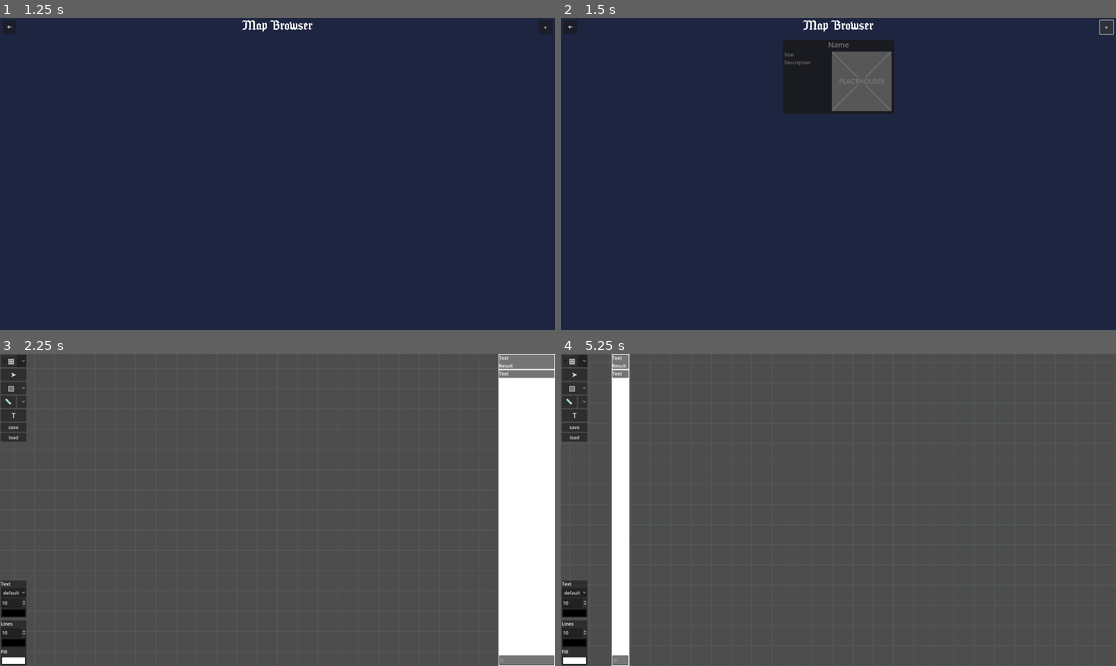
Above: before the commit, frames 1-4 (two rows, left to right).
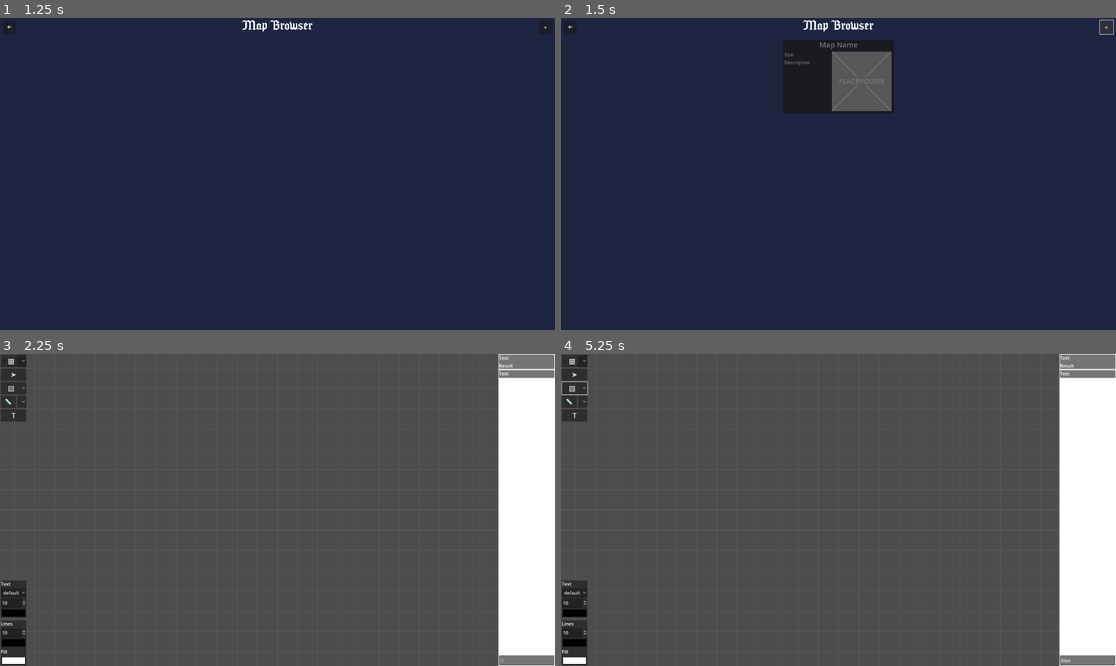
Above: after the commit, the same moments.

Repository: Khazlor/Open-VTT
Game: Godot game, scene res://scenes/main_menu.tscn
The game is run twice, just before and just after one commit, with the same random seed, the same clock (stepped at 60 frames per second) and the same inputs.
Inputs (mouse positions are in pixels of both pictures, inside the frame that each line leads up to):
- Up to frame 1 (1.25 s): click "Campaigns" at 0.5 s
- Up to frame 2 (1.5 s): click "+" at 1.25 s
- Up to frame 3 (2.25 s): click (277, 413) at 2 s
- Up to frame 4 (5.25 s): click (1088, 659) at 2.77 s; type "Alex" at 2.85 s; click "▧" at 3.5 s; click (572, 425) at 4.25 s, where only the run before the commit has a clickable "save"; click (572, 438) at 5 s, where only the run before the commit has a clickable "load"

Frame 1 is identical in both runs. In frame 2, less than 0.1% of the frame differs, in the area x 44-54%, y 7-15%; in frame 3, 0.2%; in frame 4, 14%, in the area x 0-100%, y 0-100%.

Commit message:
added escaping from map to map selection, better map saving

Diff:
--- a/Godot/UI/map_tools.tscn
+++ b/Godot/UI/map_tools.tscn
@@ -188,14 +188,6 @@
 theme_override_font_sizes/font_size = 25
 text = "T"
 
-[node name="Save" type="Button" parent="MarginContainer/VBoxContainer"]
-layout_mode = 2
-text = "save"
-
-[node name="load" type="Button" parent="MarginContainer/VBoxContainer"]
-layout_mode = 2
-text = "load"
-
 [node name="VBoxContainer" type="VBoxContainer" parent="."]
 layout_mode = 1
 anchors_preset = 2
@@ -291,8 +283,6 @@
 [connection signal="toggled" from="MarginContainer/VBoxContainer/MeasurePopupPanel/VBoxContainer/MeasureAngleRadio" to="." method="_on_measure_angle_radio_toggled"]
 [connection signal="text_changed" from="MarginContainer/VBoxContainer/MeasurePopupPanel/VBoxContainer/HBoxContainer/MeasureAngleLineEdit" to="." method="_on_line_edit_text_changed"]
 [connection signal="pressed" from="MarginContainer/VBoxContainer/Text" to="." method="_on_text_pressed"]
-[connection signal="pressed" from="MarginContainer/VBoxContainer/Save" to="." method="_on_save_pressed"]
-[connection signal="pressed" from="MarginContainer/VBoxContainer/load" to="." method="_on_load_pressed"]
 [connection signal="item_selected" from="VBoxContainer/TextOptions/Panel/VBoxContainer/FontOptionButton" to="." method="_on_font_option_button_item_selected"]
 [connection signal="focus_entered" from="VBoxContainer/TextOptions/Panel/VBoxContainer/FontSizeSpinBox" to="." method="_on_spin_box_focus_entered"]
 [connection signal="value_changed" from="VBoxContainer/TextOptions/Panel/VBoxContainer/FontSizeSpinBox" to="." method="_on_font_size_spin_box_value_changed"]
--- a/Godot/componens/draw.tscn
+++ b/Godot/componens/draw.tscn
@@ -7,6 +7,4 @@
 
 [node name="Lines" type="Node2D" parent="."]
 
-[node name="Tokens" type="Node2D" parent="."]
-
 [node name="Select" type="Node2D" parent="."]
--- a/Godot/project.godot
+++ b/Godot/project.godot
@@ -49,6 +49,11 @@
 "events": [Object(InputEventKey,"resource_local_to_scene":false,"resource_name":"","device":0,"window_id":0,"alt_presse …(181 unchanged characters)…
 ]
 }
+Escape={
+"deadzone": 0.5,
+"events": [Object(InputEventKey,"resource_local_to_scene":false,"resource_name":"","device":0,"window_id":0,"alt_pressed":false,"shift_pressed":false,"ctrl_pressed":false,"meta_pressed":false,"pressed":false,"keycode":0,"physical_keycode":4194305,"key_label":0,"unicode":0,"echo":false,"script":null)
+]
+}
 
 [rendering]
 
--- a/Godot/resources/Map_res.gd
+++ b/Godot/resources/Map_res.gd
@@ -2,7 +2,15 @@
 extends Resource
 
 var map_name = "Map Name"
+var map_desc = "Description"
 var size_x = 40
 var size_y = 30
 var grid_size = 70
 var image = "res://images/Placeholder-1479066.png"
+var saved_scene: PackedScene = null
+
+func save(packed_scene: PackedScene):
+	print("saving")
+	saved_scene = packed_scene
+	if saved_scene == null:
+		print("saved scene is null")
--- a/Godot/resources/globals.gd
+++ b/Godot/resources/globals.gd
@@ -1,5 +1,7 @@
 class_name Tool
 extends Node
+
+var map: Map_res
 
 var snapping = false
 var measureTool = 1 #1 == line | 2 == circle | 3 == angle
--- a/Godot/scenes/map.tscn
+++ b/Godot/scenes/map.tscn
@@ -8,7 +8,6 @@
 [ext_resource type="PackedScene" uid="uid://cs5ssdv7aympf" path="res://componens/roll_panel.tscn" id="6_ijfhq"]
 [ext_resource type="PackedScene" uid="uid://3qgtuhwblt4q" path="res://componens/draw.tscn" id="6_txqn8"]
 [ext_resource type="Texture2D" uid="uid://dk4s6w4hwuvxg" path="res://images/grid_white.png" id="7_uhnxr"]
-[ext_resource type="Script" path="res://componens/CustomCircle.gd" id="8_083qu"]
 [ext_resource type="Shader" path="res://shaders/grid.gdshader" id="9_4m3b1"]
 
 [sub_resource type="TileSet" id="TileSet_xj2wd"]
@@ -61,30 +60,6 @@
 [node name="Draw" parent="." instance=ExtResource("6_txqn8")]
 texture_repeat = 2
 
-[node name="CustomCircle" type="Control" parent="Draw"]
-layout_mode = 3
-anchors_preset = 8
-anchor_left = 0.5
-anchor_top = 0.5
-anchor_right = 0.5
-anchor_bottom = 0.5
-grow_horizontal = 2
-grow_vertical = 2
-script = ExtResource("8_083qu")
-
-[node name="Control" type="Control" parent="Draw"]
-layout_mode = 3
-anchors_preset = 8
-anchor_left = 0.5
-anchor_top = 0.5
-anchor_right = 0.5
-anchor_bottom = 0.5
-offset_left = 400.0
-offset_right = 440.0
-offset_bottom = 40.0
-grow_horizontal = 2
-grow_vertical = 2
-
 [node name="Node2D" type="Node2D" parent="."]
 material = SubResource("ShaderMaterial_nrof3")
 
--- a/Godot/scripts/Maps.gd
+++ b/Godot/scripts/Maps.gd
@@ -6,7 +6,9 @@
 func _ready():
 	print(PersistentData)
 	for map in PersistentData.map_list:
-		$PanelContainer/VBoxContainer/ScrollContainer/MarginContainer/MapGrid.add_child(MapCard.instantiate())
+		var mapcard = MapCard.instantiate()
+		mapcard.map = map
+		$PanelContainer/VBoxContainer/ScrollContainer/MarginContainer/MapGrid.add_child(mapcard)
 
 
 # Called every frame. 'delta' is the elapsed time since the previous frame.
@@ -24,5 +26,8 @@
 
 
 func _on_new_map_pressed():
-	PersistentData.map_list.append(Map_res.new())
-	$PanelContainer/VBoxContainer/ScrollContainer/MarginContainer/MapGrid.add_child(MapCard.instantiate())
+	var map = Map_res.new()
+	PersistentData.map_list.append(map)
+	var mapcard = MapCard.instantiate()
+	mapcard.map = map
+	$PanelContainer/VBoxContainer/ScrollContainer/MarginContainer/MapGrid.add_child(mapcard)
--- a/Godot/scripts/draw.gd
+++ b/Godot/scripts/draw.gd
@@ -1,6 +1,4 @@
 extends Node2D
-
-@onready var lines = $Lines
 
 #drawing
 var pressed = false
@@ -154,7 +152,7 @@
 			selected.clear()
 			if $Select.get_child_count() == 0:
 				return
-			var lines_children = lines.get_children()
+			var lines_children = $Lines.get_children()
 			#max select box size and position based on drawn size
 			var max_x = select_box.position.x
 			var max_y = select_box.position.y
@@ -291,7 +289,8 @@
 						style.border_color = Globals.colorLines
 						style.set_border_width_all(Globals.lineWidth)
 						current_panel.add_theme_stylebox_override("panel", style)
-						lines.add_child(current_panel)
+						$Lines.add_child(current_panel)
+						current_panel.set_owner($Lines)
 
 				#moved - modify objects
 				if event is InputEventMouseMotion && pressed and Input.is_mouse_button_pressed(MOUSE_BUTTON_LEFT):
@@ -324,8 +323,10 @@
 						current_line = Line2D.new()
 						current_line.default_color = Globals.colorLines
 						current_line.width = Globals.lineWidth
-						lines.add_child(current_rect)
+						$Lines.add_child(current_rect)
+						current_rect.set_owner($Lines)
 						current_rect.add_child(current_line)
+						current_line.set_owner($Lines)
 						var pos = mouse_pos
 						min_max_x_y = Vector4(pos.x, pos.y, pos.x, pos.y)
 						current_line.add_point(pos)
@@ -351,7 +352,8 @@
 						begin = mouse_pos
 						current_ellipse.set_begin(begin)
 						current_ellipse.set_end(begin)
-						lines.add_child(current_ellipse)
+						$Lines.add_child(current_ellipse)
+						current_ellipse.set_owner($Lines)
 				#moved - modify objects
 				if event is InputEventMouseMotion && pressed and Input.is_mouse_button_pressed(MOUSE_BUTTON_LEFT):
 					var end = mouse_pos
@@ -377,7 +379,7 @@
 					#just pressed - create objects
 					if pressed:
 						#detect if creating new, or editing old
-						var lines_children = lines.get_children()
+						var lines_children = $Lines.get_children()
 						var found = 0 #0 nothing | 1 label | 2 textedit
 						for x in range(lines_children.size()):
 							var child = lines_children[-x-1]
@@ -402,7 +404,8 @@
 							current_label.add_theme_font_size_override(Globals.fontName, Globals.fontSize)
 							current_label.add_theme_color_override(Globals.fontName, Globals.fontColor)
 							current_label.text = "text"
-							lines.add_child(current_label)
+							$Lines.add_child(current_label)
+							current_label.set_owner($Lines)
 						#didn't click on existing textedit
 						if found != 2:
 							current_textedit = TextEdit.new()
@@ -413,7 +416,8 @@
 							current_textedit.scroll_fit_content_height = true
 							current_textedit.connect("focus_exited", _text_edit_finished)
 							current_textedit.connect("text_changed", _text_edit_text_changed)
-							lines.add_child(current_textedit)
+							$Lines.add_child(current_textedit)
+							current_textedit.set_owner($Lines)
 							current_textedit.grab_focus()
 							currently_editing_textedit = current_textedit
 							currently_editing_label = current_label
@@ -430,7 +434,8 @@
 							current_line = Line2D.new()
 							current_line.default_color = Globals.colorLines
 							current_line.width = min(Globals.lineWidth,3)
-							lines.add_child(current_line)
+							$Lines.add_child(current_line)
+							current_line.set_owner($Lines)
 							current_measure.append(current_line)
 							current_line.add_point(mouse_pos)
 							current_line.add_point(mouse_pos)
@@ -438,7 +443,9 @@
 							current_rect.set_size(Vector2(0,0))
 							current_label = Label.new()
 							current_line.add_child(current_rect)
+							current_rect.set_owner($Lines)
 							current_rect.add_child(current_label)
+							current_label.set_owner($Lines)
 							current_label.set_anchors_preset(Control.PRESET_BOTTOM_RIGHT)
 					#moved - modify objects
 					if event is InputEventMouseMotion && pressed and Input.is_mouse_button_pressed(MOUSE_BUTTON_LEFT):
@@ -457,14 +464,17 @@
 							current_circle = CustomCircle.new()
 							current_circle.set_position(mouse_pos)
 							current_circle.center = begin
-							lines.add_child(current_circle)
+							$Lines.add_child(current_circle)
+							current_circle.set_owner($Lines)
 							current_measure.append(current_circle)
 							current_rect = ColorRect.new()
 							current_rect.set_size(Vector2(0,0))
 							current_label = Label.new()
-							lines.add_child(current_rect)
+							$Lines.add_child(current_rect)
+							current_rect.set_owner($Lines)
 							current_measure.append(current_rect)
 							current_rect.add_child(current_label)
+							current_label.set_owner($Lines)
 					#moved - modify objects
 					if event is InputEventMouseMotion && pressed and Input.is_mouse_button_pressed(MOUSE_BUTTON_LEFT):
 						current_circle.radius = begin.distance_to(mouse_pos)
@@ -484,14 +494,17 @@
 							current_arc.set_position(mouse_pos)
 							current_arc.center = begin
 							current_arc.angle_size = Globals.measureAngle
-							lines.add_child(current_arc)
+							$Lines.add_child(current_arc)
+							current_arc.set_owner($Lines)
 							current_measure.append(current_arc)
 							current_rect = ColorRect.new()
 							current_rect.set_size(Vector2(0,0))
 							current_label = Label.new()
-							lines.add_child(current_rect)
+							$Lines.add_child(current_rect)
+							current_rect.set_owner($Lines)
 							current_measure.append(current_rect)
 							current_rect.add_child(current_label)
+							current_label.set_owner($Lines)
 					#moved - modify objects
 					if event is InputEventMouseMotion && pressed and Input.is_mouse_button_pressed(MOUSE_BUTTON_LEFT):
 						current_arc.angle_direction = (mouse_pos - begin).angle()
@@ -506,9 +519,12 @@
 			if Globals.tool == "select":
 				if event is InputEventMouseButton and Input.is_mouse_button_pressed(MOUSE_BUTTON_LEFT):
 					pressed = event.pressed
+					print("selection pressed")
 					if mouse_over_selected: #drag
+						print("mouse_over_selected")
 						return
 					if mouse_over_tl or mouse_over_tr or mouse_over_bl or mouse_over_br: #scale
+						print("mouse_over_bltlbrtr")
 						selected_scaling = true
 						min_max_x_y = Vector4(select_box.position.x, select_box.position.y, select_box.position.x+select_box.size.x, select_box.position.y+select_box.size.y)
 						select_pos_org = select_box.position
@@ -522,6 +538,7 @@
 					#just pressed - create objects
 					if pressed:
 						#remove old select
+						print("selection creating")
 						for child in $Select.get_children():
 							child.queue_free()
 							#$Select.remove_child($Select.get_child(0))
@@ -548,6 +565,7 @@
 						selected_creating = true
 				#moved - modify objects
 				if event is InputEventMouseMotion && pressed and Input.is_mouse_button_pressed(MOUSE_BUTTON_LEFT):
+					print("selection drag")
 					if $Select.get_child_count() == 0:
 						return
 					#drag - move objects
@@ -722,14 +740,27 @@
 							else:
 								select_box.size.y = select_box.size.x
 
-	else:
-		if event is InputEventKey:
-			if Input.is_action_just_pressed("Delete"):
-				for child in selected:
-					child.queue_free()
-				#remove select box
-				for child in $Select.get_children():
-					child.queue_free()
+	elif event is InputEventKey:
+		if Input.is_action_just_pressed("Delete"):
+			for child in selected:
+				child.queue_free()
+			#remove select box
+			for child in $Select.get_children():
+				child.queue_free()
+
+			#resetting select box state variables
+			mouse_over_selected = false
+			selected_creating = false
+			selected_scaling = false
+			mouse_over_tl = false
+			mouse_over_bl = false
+			mouse_over_tr = false
+			mouse_over_br = false
+		elif Input.is_action_just_pressed("Escape"):
+			var save = PackedScene.new()
+			save.pack($Lines);
+			Globals.map.save(save)
+			get_tree().change_scene_to_file("res://scenes/Maps.tscn")
 
 #debug
 func _on_select_pressed(event: InputEvent):
@@ -757,6 +788,7 @@
 #creates handle for selection box
 #preset - anchor point
 #s - size
+
 func create_handle(preset: Control.LayoutPreset, s: float):
 	current_panel = Panel.new()
 	current_panel.position = Vector2(-s/2,-s/2)
@@ -825,7 +857,8 @@
 		var style = StyleBoxTexture.new()
 		style.texture = tex
 		current_panel.add_theme_stylebox_override("panel", style)
-		lines.add_child(current_panel)
+		$Lines.add_child(current_panel)
+		current_panel.set_owner($Lines)
 
 
 func _text_edit_finished():
--- a/Godot/scripts/map.gd
+++ b/Godot/scripts/map.gd
@@ -4,7 +4,16 @@
 # Called when the node enters the scene tree for the first time.
 func _ready():
 	randomize()
-
+	#load
+	if Globals.map.saved_scene != null:
+		print("load")
+		$Draw/Lines.replace_by(Globals.map.saved_scene.instantiate())
+#		for child in draw.get_children():
+#			if child.name == "Lines":
+#				draw.remove_child(child)
+#		draw.add_child(Globals.map.saved_scene.instantiate())
+	else:
+		print("new map")
 
 # Called every frame. 'delta' is the elapsed time since the previous frame.
 func _process(delta):
--- a/Godot/scripts/map_tools.gd
+++ b/Godot/scripts/map_tools.gd
@@ -106,14 +106,3 @@
 
 func _on_fill_color_picker_button_popup_closed():
 	Globals.colorBack = $VBoxContainer/LineOptions/Panel/VBoxContainer/FillColorPickerButton.color
-
-
-func _on_save_pressed():
-	var packed_scene = PackedScene.new()
-	packed_scene.pack(get_tree().get_current_scene())
-	ResourceSaver.save(packed_scene, "res://my_scene.tscn")
-
-
-func _on_load_pressed():
-	var packed_scene = load("res://my_scene.tscn")
-	get_tree().change_scene_to_packed(packed_scene)
--- a/Godot/scripts/mapcard.gd
+++ b/Godot/scripts/mapcard.gd
@@ -1,9 +1,11 @@
 extends Control
-
+var map: Map_res
 
 # Called when the node enters the scene tree for the first time.
 func _ready():
-	pass # Replace with function body.
+	$PanelContainer/Name.text = map.map_name
+	$PanelContainer/MarginContainer/VBoxContainer/Desc.text = map.map_desc
+	$PanelContainer/preview.texture = load(map.image)
 
 
 # Called every frame. 'delta' is the elapsed time since the previous frame.
@@ -11,4 +13,8 @@
 	pass
 
 func _on_button_pressed():
+	if Globals.map != null:
+		print(Globals.map.saved_scene)
+	Globals.map = map
+	print(Globals.map.saved_scene)
 	get_tree().change_scene_to_file("res://scenes/map.tscn")
Not shown: 1 places in Godot/scenes/map.tscn that only renumber resources
